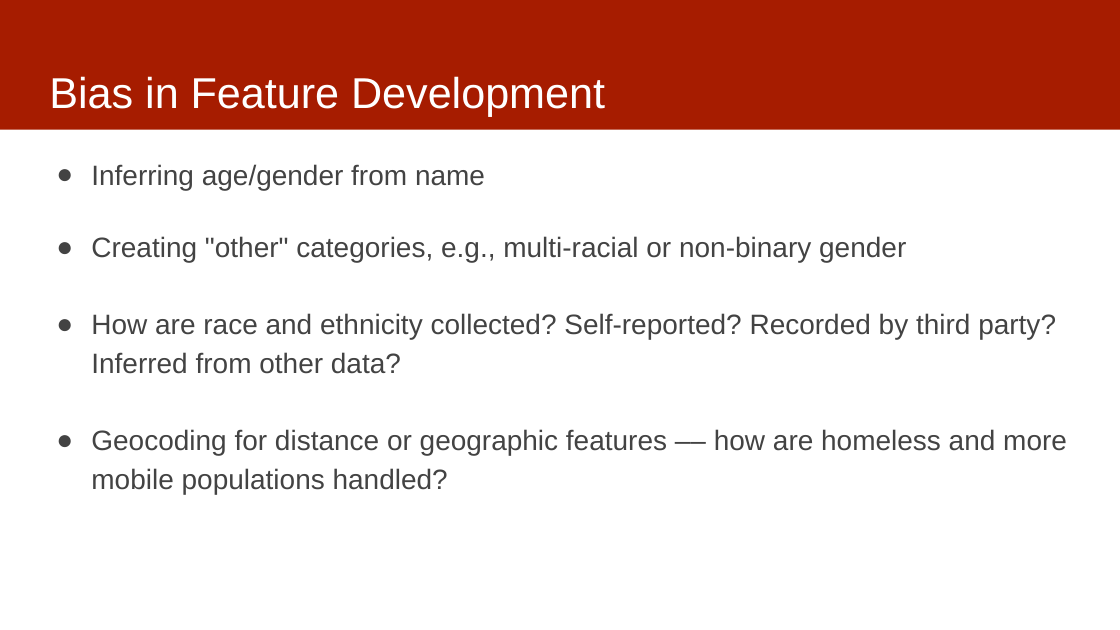
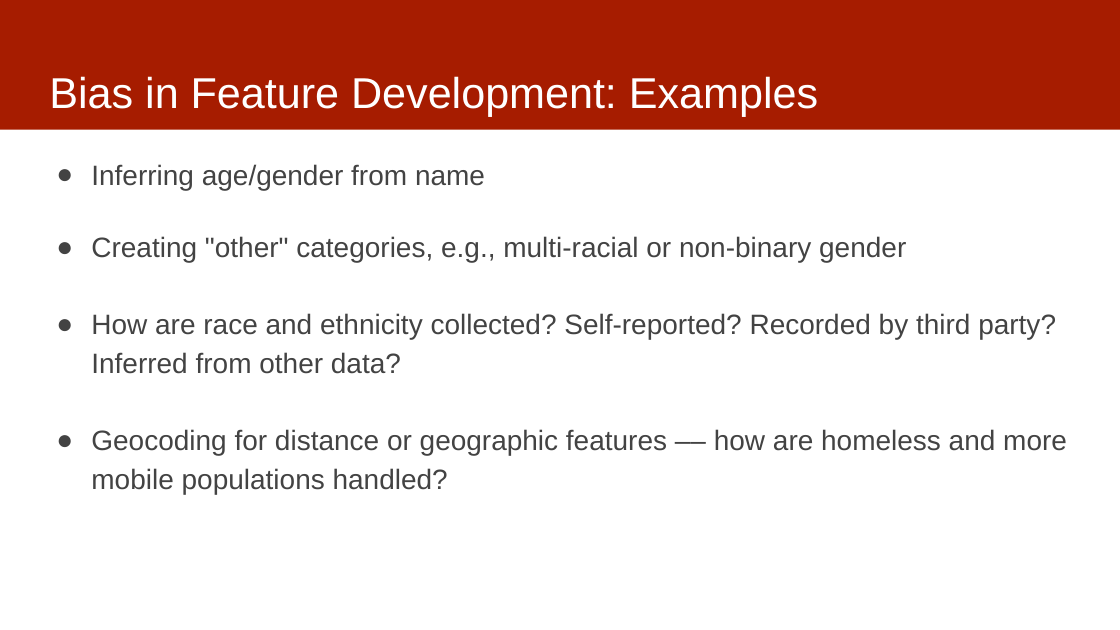
Before and after one commit to dssg/mlforpublicpolicylab, a slide deck: slide 11 of 07 - Features/features-and-imputation.pptx (slide 7 before the commit). Drawn at 1120x630 pixels with LibreOffice and Linux fonts; fonts in the diff are those of the drawing. Boxes give left, top, right and bottom in pixels: in the first picture for what was removed or moved away, otherwise in the second. Text is boxed around its words. In the diff, an @@ line names an element or a change of style, - is before the commit and + after.

Commit message:
updates to features slides

```diff
--- a/07 - Features/features-and-imputation.pptx
+++ b/07 - Features/features-and-imputation.pptx
@@ title at (49,76,818,117): text changed @@
-Bias in Feature Development
+Bias in Feature Development: Examples
```
Also in this commit, not shown: 8 other slides changed, 9 slides added.
